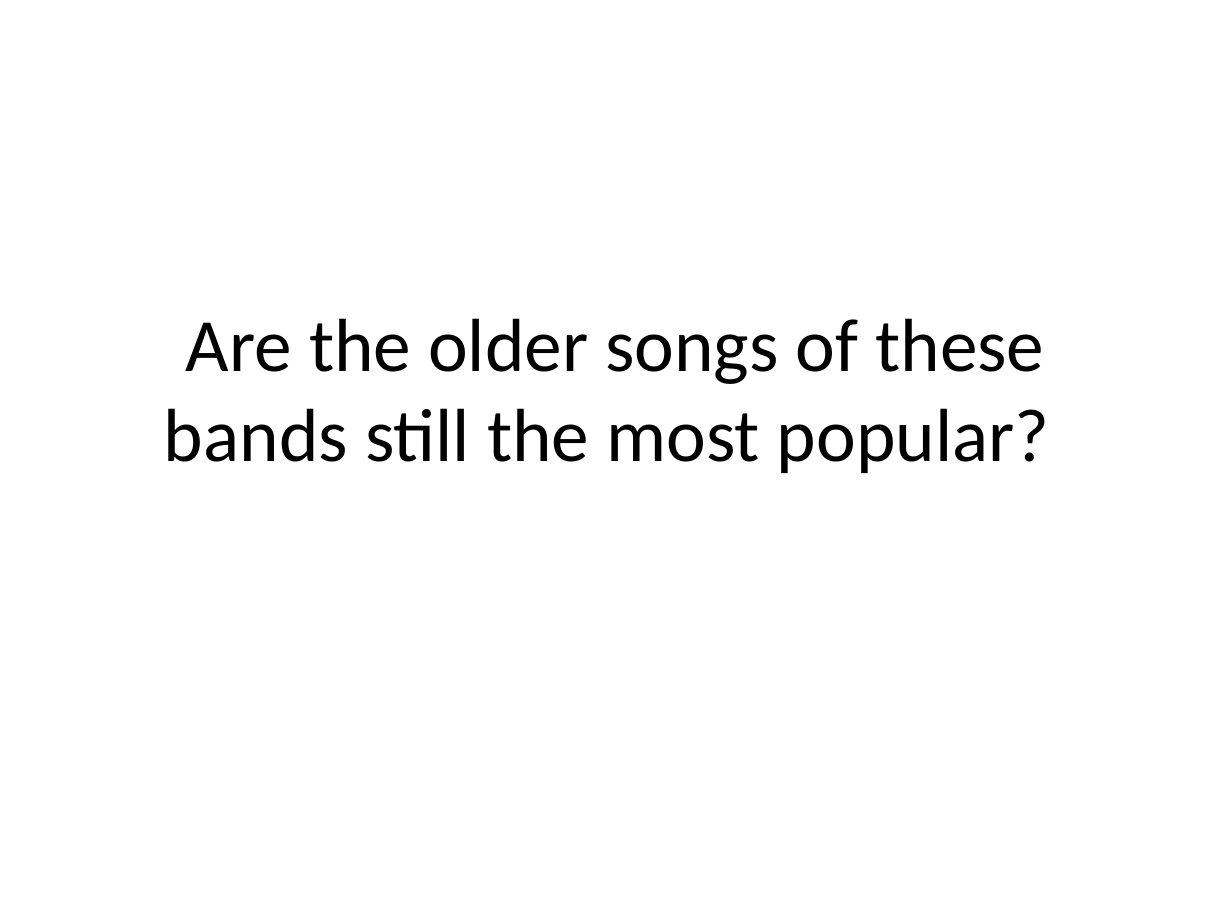
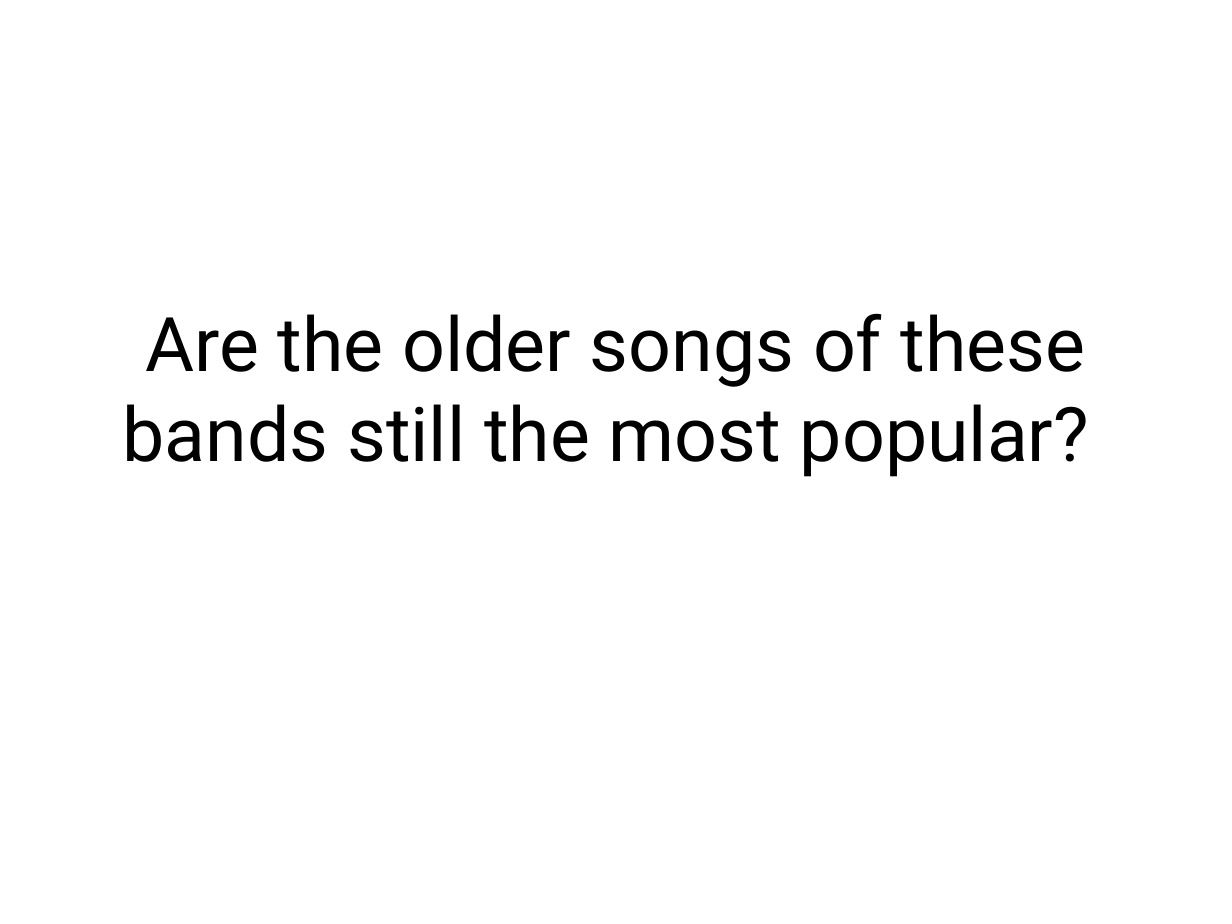
Before and after one commit to idcrane/mds-kojak, a slide deck: slide 5 of Kojak.pptx. Drawn at 1232x924 pixels with LibreOffice and Linux fonts; fonts in the diff are those of the drawing. Boxes give left, top, right and bottom in pixels: in the first picture for what was removed or moved away, otherwise in the second. Text is boxed around its words. In the diff, an @@ line names an element or a change of style, - is before the commit and + after.

```diff
--- a/Kojak.pptx
+++ b/Kojak.pptx
@@ title "Are the older songs of ..." at bbox=[123, 313, 1089, 477]: font Calibri to Roboto @@
```
Also in this commit, not shown: 1 other slide changed, 3 slides added, 1 slide removed, 1 other file.
